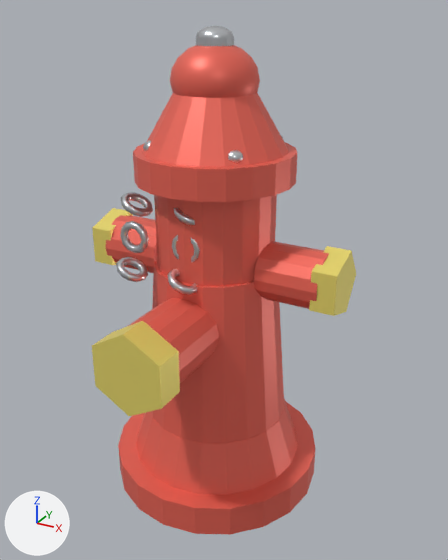
An edit to the glTF model assets/pbr/prop_fire_hydrant.glb, drawn before and after from the same camera.
The view is the same before and after, from a 50 mm lens placed at (0.513, -0.903, 0.866), pointed at (0.027, -0.02, 0.425). Arrows for +X, +Y and +Z are at lower left; the lights stay in place. The picture after the commit comes second.

In view in the first picture: 'prop_fire_hydrant_barrel_lower', 'prop_fire_hydrant_barrel_upper', 'prop_fire_hydrant_bolthead_2', 'prop_fire_hydrant_bolthead_3', 'prop_fire_hydrant_bonnet', 'prop_fire_hydrant_bonnet_flange', 'prop_fire_hydrant_chain_l_0', 'prop_fire_hydrant_chain_l_1', 'prop_fire_hydrant_chain_l_2', 'prop_fire_hydrant_chain_p_0', 'prop_fire_hydrant_chain_p_1', 'prop_fire_hydrant_chain_p_2', 'prop_fire_hydrant_dome', 'prop_fire_hydrant_flange_cone', 'prop_fire_hydrant_ground_flange', 'prop_fire_hydrant_nozzle_cap_l', 'prop_fire_hydrant_nozzle_cap_r', 'prop_fire_hydrant_nozzle_l', 'prop_fire_hydrant_nozzle_r', 'prop_fire_hydrant_nut_cap', 'prop_fire_hydrant_operating_nut', 'prop_fire_hydrant_pumper', 'prop_fire_hydrant_pumper_cap'.
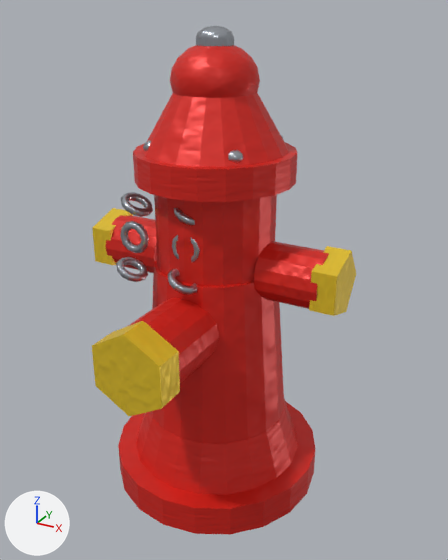
Pixel boxes [x1, y1, x2, y2] of what changed, in the pictures (448 x 560 px):
'prop_fire_hydrant_barrel_lower', surface changed (darker): [151, 260, 284, 444] in both
'prop_fire_hydrant_ground_flange', surface changed (darker): [118, 401, 315, 535] in both
'prop_fire_hydrant_barrel_upper', surface changed (darker): [154, 195, 277, 286] in both
'prop_fire_hydrant_flange_cone', surface changed (darker): [136, 399, 298, 495] in both
'prop_fire_hydrant_bonnet', surface changed (darker): [142, 93, 289, 167] in both
'prop_fire_hydrant_pumper_cap', surface changed: [92, 321, 180, 416] in both
'prop_fire_hydrant_bonnet_flange', surface changed (darker): [133, 143, 297, 202] in both
'prop_fire_hydrant_dome', surface changed (darker): [170, 45, 260, 98] in both
'prop_fire_hydrant_nozzle_r', surface changed (darker): [254, 241, 329, 309] in both
'prop_fire_hydrant_pumper', surface changed (darker): [128, 298, 219, 383] in both
'prop_fire_hydrant_nozzle_cap_r', surface changed: [309, 246, 356, 316] in both
'prop_fire_hydrant_nozzle_l', surface changed (darker): [106, 215, 157, 273] in both
'prop_fire_hydrant_nozzle_cap_l', surface changed: [92, 208, 133, 265] in both
'prop_fire_hydrant_chain_l_1', surface changed (darker): [120, 221, 149, 253] in both
'prop_fire_hydrant_chain_l_0', surface changed: [121, 192, 153, 217] in both
'prop_fire_hydrant_chain_l_2', surface changed: [116, 257, 148, 282] in both
'prop_fire_hydrant_nut_cap', surface changed: [196, 26, 234, 39] in both
'prop_fire_hydrant_chain_p_2', surface changed (darker): [167, 269, 197, 295] in both
'prop_fire_hydrant_operating_nut', surface changed: [196, 38, 234, 46] in both
'prop_fire_hydrant_chain_p_1', surface changed: [172, 235, 200, 263] in both
'prop_fire_hydrant_chain_p_0', surface changed (darker): [174, 208, 195, 226] in both
'prop_fire_hydrant_bolthead_3', surface changed: [228, 150, 243, 163] in both
'prop_fire_hydrant_bolthead_2', surface changed: [143, 140, 151, 151] in both

Edits to the bpy script that builds the scene:
```text
Add img_vcw_tex_paint_prop_fire_hydrant_cap_albedo:
    img_vcw_tex_paint_prop_fire_hydrant_cap_albedo = load_image('vcw_tex_paint_prop_fire_hydrant_cap_albedo', '_unpacked/vcw_tex_paint_prop_fire_hydrant_cap_albedo', 128, 128, 'sRGB')
Add img_vcw_tex_paint_prop_fire_hydrant_cap_orm:
    img_vcw_tex_paint_prop_fire_hydrant_cap_orm = load_image('vcw_tex_paint_prop_fire_hydrant_cap_orm', '_unpacked/vcw_tex_paint_prop_fire_hydrant_cap_orm', 128, 128, 'Non-Color')
Add img_vcw_tex_paint_prop_fire_hydrant_cap_normal:
    img_vcw_tex_paint_prop_fire_hydrant_cap_normal = load_image('vcw_tex_paint_prop_fire_hydrant_cap_normal', '_unpacked/vcw_tex_paint_prop_fire_hydrant_cap_normal', 128, 128, 'Non-Color')
Add img_vcw_tex_metal_prop_fire_hydrant_nut_orm:
    img_vcw_tex_metal_prop_fire_hydrant_nut_orm = load_image('vcw_tex_metal_prop_fire_hydrant_nut_orm', '_unpacked/vcw_tex_metal_prop_fire_hydrant_nut_orm', 128, 128, 'Non-Color')
Add img_vcw_tex_metal_prop_fire_hydrant_nut_albedo:
    img_vcw_tex_metal_prop_fire_hydrant_nut_albedo = load_image('vcw_tex_metal_prop_fire_hydrant_nut_albedo', '_unpacked/vcw_tex_metal_prop_fire_hydrant_nut_albedo', 128, 128, 'sRGB')
Add img_vcw_tex_metal_prop_fire_hydrant_nut_normal:
    img_vcw_tex_metal_prop_fire_hydrant_nut_normal = load_image('vcw_tex_metal_prop_fire_hydrant_nut_normal', '_unpacked/vcw_tex_metal_prop_fire_hydrant_nut_normal', 128, 128, 'Non-Color')
Add img_vcw_tex_paint_prop_fire_hydrant_body_albedo:
    img_vcw_tex_paint_prop_fire_hydrant_body_albedo = load_image('vcw_tex_paint_prop_fire_hydrant_body_albedo', '_unpacked/vcw_tex_paint_prop_fire_hydrant_body_albedo', 128, 128, 'sRGB')
Add img_vcw_tex_paint_prop_fire_hydrant_body_normal:
    img_vcw_tex_paint_prop_fire_hydrant_body_normal = load_image('vcw_tex_paint_prop_fire_hydrant_body_normal', '_unpacked/vcw_tex_paint_prop_fire_hydrant_body_normal', 128, 128, 'Non-Color')
Add img_vcw_tex_paint_prop_fire_hydrant_body_orm:
    img_vcw_tex_paint_prop_fire_hydrant_body_orm = load_image('vcw_tex_paint_prop_fire_hydrant_body_orm', '_unpacked/vcw_tex_paint_prop_fire_hydrant_body_orm', 128, 128, 'Non-Color')
Change mat_prop_fire_hydrant_body:
    remove # nodes: BsdfPrincipled, OutputMaterial
    remove # colours: red #ef6959
    nodes: BsdfPrincipled, NormalMap, OutputMaterial, SeparateColor, TexImage x3
    uses the picture img_vcw_tex_paint_prop_fire_hydrant_body_albedo
    uses the picture img_vcw_tex_paint_prop_fire_hydrant_body_normal
    uses the picture img_vcw_tex_paint_prop_fire_hydrant_body_orm
Change mat_prop_fire_hydrant_nut:
    remove # nodes: BsdfPrincipled, OutputMaterial
    remove # colours: light grey #dadde1
    nodes: BsdfPrincipled, NormalMap, OutputMaterial, SeparateColor, TexImage x3
    uses the picture img_vcw_tex_metal_prop_fire_hydrant_nut_albedo
    uses the picture img_vcw_tex_metal_prop_fire_hydrant_nut_normal
    uses the picture img_vcw_tex_metal_prop_fire_hydrant_nut_orm
Change mat_prop_fire_hydrant_cap:
    remove # nodes: BsdfPrincipled, OutputMaterial
    remove # colours: yellow #f8e776
    nodes: BsdfPrincipled, NormalMap, OutputMaterial, SeparateColor, TexImage x3
    uses the picture img_vcw_tex_paint_prop_fire_hydrant_cap_albedo
    uses the picture img_vcw_tex_paint_prop_fire_hydrant_cap_normal
    uses the picture img_vcw_tex_paint_prop_fire_hydrant_cap_orm
```
